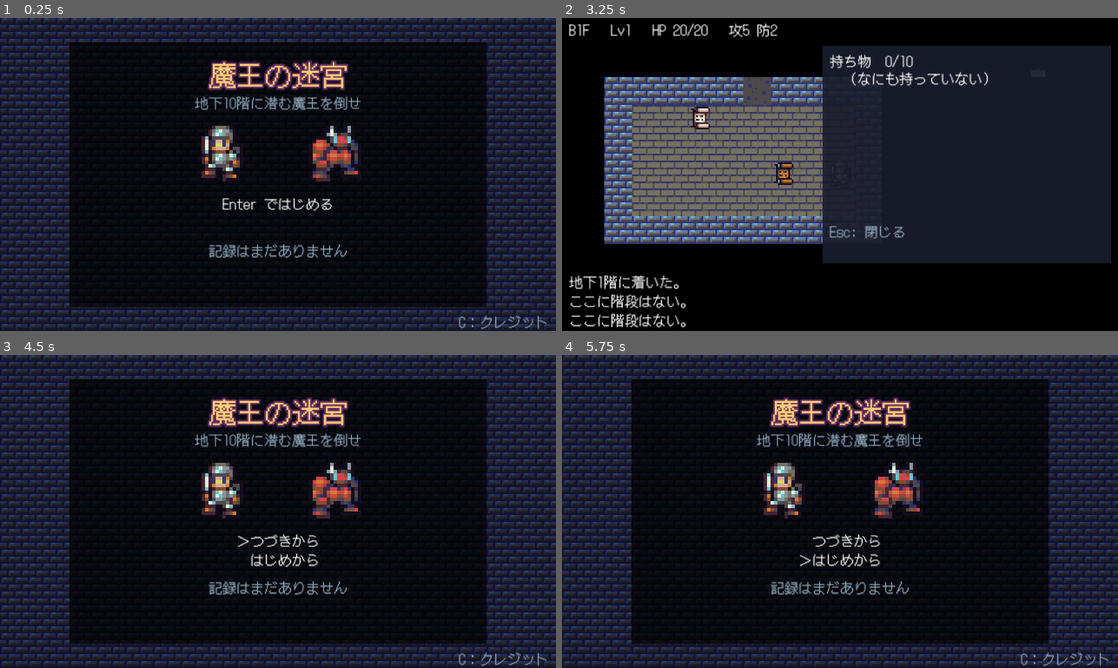
Above: before the commit, frames 1-4 (two rows, left to right).
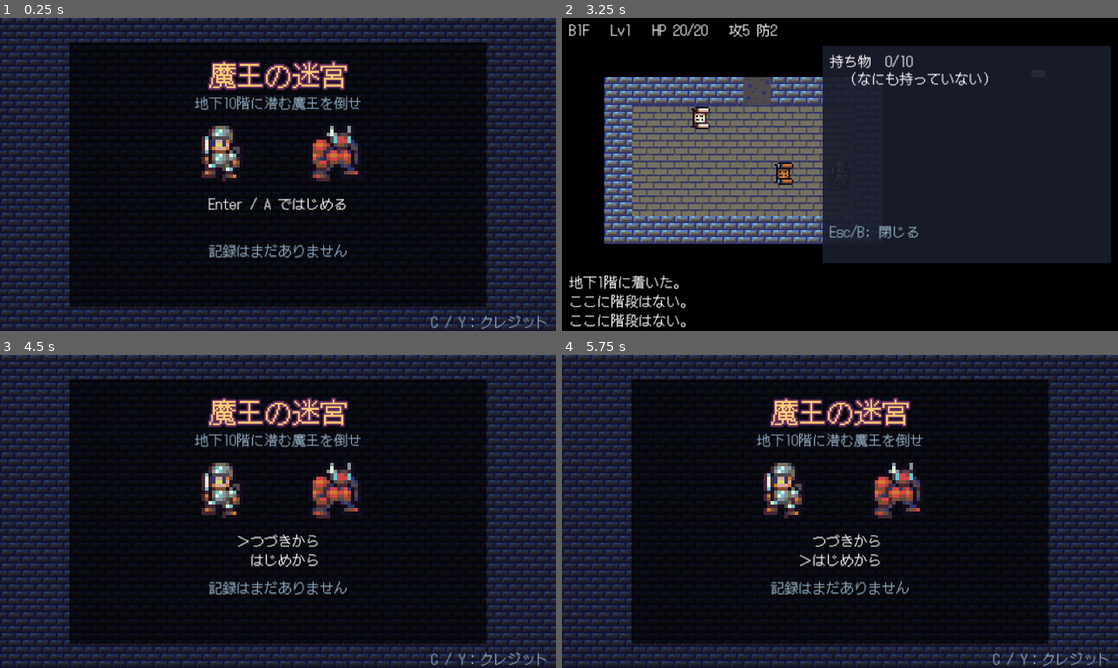
Above: after the commit, the same moments.

Repository: kaz3tv/roguelike
Game: Godot game, scene res://scenes/main.tscn
Same seed, same stepped clock (60 frames per second), same inputs: the game is played once before the commit and once after it.
Inputs:
- Up to frame 1 (0.25 s): no input
- Up to frame 2 (3.25 s): tap Enter at 0.5, 0.6, 2 s; hold Right 0.53-1.28 s; tap Space at 0.77, 1.07, 1.25, 1.52, 1.82, 3.02 s; tap Backspace at 0.8, 1.35 s; hold Down 1.28-2.03 s; tap X at 1.55, 2.1 s; hold Right 2.03-2.78 s; tap C at 2.3, 2.85 s; hold Up from 2.78 s (still down); tap I at 3.05 s
- Up to frame 3 (4.5 s): tap Space at 3.32, 3.77, 4.07 s; release Up at 3.53 s; hold Left from 3.53 s (still down); tap I at 3.6 s; tap Keypad Enter at 3.8, 4.35 s; tap Escape at 4.15 s
- Up to frame 4 (5.75 s): tap Space at 4.52, 4.82, 5 s; tap M at 4.55, 5.1 s; release Left at 5.03 s; hold Down from 5.03 s (still down); tap E at 5.3 s

The runs differ from the first frame. In frame 1, 0.6% of the frame differs, in the area x 37-84%, y 57-100%; in frame 2, 0.3%; in frame 3, less than 0.1%; in frame 4, less than 0.1%.

Commit message:
ゲームパッドで操作できるようにする
Co-Authored-By: Claude Opus 5.5 (1M context) <noreply@anthropic.com>
Claude-Session: https://claude.ai/code/session_01CjiuLsrxfvYQhtBZEVi7Rn

Diff:
--- a/scenes/main.tscn
+++ b/scenes/main.tscn
@@ -131,7 +131,7 @@
 offset_bottom = 172.0
 theme_override_colors/font_color = Color(0.58, 0.69, 0.76, 1)
 theme_override_font_sizes/font_size = 8
-text = "Enter でタイトルへ"
+text = "Enter / A でタイトルへ"
 horizontal_alignment = 1
 
 [node name="Suspend" type="ColorRect" parent="HUD"]
@@ -150,7 +150,7 @@
 text = "中断してタイトルに戻りますか？
 続きはタイトルの「つづきから」で遊べます
 
-Enter：はい　Esc：いいえ"
+Enter/A：はい　Esc/B：いいえ"
 horizontal_alignment = 1
 vertical_alignment = 1
 
@@ -216,7 +216,7 @@
 offset_bottom = 124.0
 theme_override_constants/line_spacing = -2
 theme_override_font_sizes/font_size = 8
-text = "Enter ではじめる"
+text = "Enter / A ではじめる"
 horizontal_alignment = 1
 
 [node name="Records" type="Label" parent="HUD/Title"]
@@ -235,7 +235,7 @@
 offset_bottom = 179.0
 theme_override_colors/font_color = Color(0.58, 0.69, 0.76, 1)
 theme_override_font_sizes/font_size = 8
-text = "C：クレジット"
+text = "C / Y：クレジット"
 horizontal_alignment = 2
 
 [node name="Credits" type="ColorRect" parent="HUD/Title"]
--- a/scripts/game.gd
+++ b/scripts/game.gd
@@ -42,6 +42,11 @@
 }
 ## その場で 1 ターン待つキー
 const WAIT_KEYS := [KEY_SPACE, KEY_KP_5, KEY_PERIOD]
+## ゲームパッドの方向 → 同じ働きのキー（斜めはテンキー）
+const PAD_DIR_KEYS := {
+	Vector2i(0, -1): KEY_UP, Vector2i(0, 1): KEY_DOWN, Vector2i(-1, 0): KEY_LEFT, Vector2i(1, 0): KEY_RIGHT,
+	Vector2i(-1, -1): KEY_KP_7, Vector2i(1, -1): KEY_KP_9, Vector2i(-1, 1): KEY_KP_1, Vector2i(1, 1): KEY_KP_3,
+}
 ## 持ち物画面を開くキー
 const MENU_KEYS := [KEY_I, KEY_TAB]
 ## 素材のクレジット（タイトル画面の C キーで表示）。素材を差し替えたらここも直す
@@ -59,6 +64,7 @@
 @export var fixed_seed := 0
 
 var rng := RandomNumberGenerator.new()
+var pad := PadInput.new()
 var floor_number := 1
 var turn := 0
 var kills := 0
@@ -158,7 +164,7 @@
 
 func refresh_title_menu() -> void:
 	if not SaveGame.exists():
-		title_start.text = "Enter ではじめる"
+		title_start.text = "Enter / A ではじめる"
 		return
 	var names := ["つづきから", "はじめから"]
 	var lines := []
@@ -316,64 +322,106 @@
 
 
 func _unhandled_input(event: InputEvent) -> void:
-	var key := event as InputEventKey
-	if key == null or not key.pressed:
-		return
-	var code := key.physical_keycode
+	var handled := false
+	if event is InputEventKey:
+		var key := event as InputEventKey
+		if key.pressed:
+			handled = handle_key(key.physical_keycode, key.echo)
+	elif event is InputEventJoypadButton:
+		var button := event as InputEventJoypadButton
+		if PadInput.is_dpad(button.button_index):
+			# 十字キーは押している間ずっと歩けるよう、_process でまとめて扱う
+			pad.set_button(button.button_index, button.pressed)
+			handled = true
+		elif button.pressed:
+			var code := pad_button_key(button.button_index)
+			if code != KEY_NONE:
+				handled = handle_key(code, false)
+	elif event is InputEventJoypadMotion:
+		var motion := event as InputEventJoypadMotion
+		pad.set_axis(motion.axis, motion.axis_value)
+	if handled:
+		get_viewport().set_input_as_handled()
+
+
+## ゲームパッドの十字キー・左スティックを、押しっぱなしも含めて方向キーとして扱う
+func _process(delta: float) -> void:
+	var step: Array = pad.update(delta)
+	if step[0] != Vector2i.ZERO:
+		handle_key(PAD_DIR_KEYS[step[0]], step[1])
+
+
+## ゲームパッドのボタンを、同じ働きのキーに置きかえる。場面によって働きが変わるボタンもある
+func pad_button_key(button: JoyButton) -> Key:
+	match button:
+		JOY_BUTTON_A:
+			return KEY_ENTER
+		JOY_BUTTON_B:
+			return KEY_BACKSPACE
+		JOY_BUTTON_X:
+			# 持ち物画面では「置く」、それ以外は「その場で待つ」
+			return KEY_X if inventory_menu.visible else KEY_SPACE
+		JOY_BUTTON_Y:
+			# タイトルでは「クレジット」、それ以外は「持ち物」
+			return KEY_C if in_title else KEY_I
+		JOY_BUTTON_START:
+			return KEY_ESCAPE
+		JOY_BUTTON_BACK:
+			return MINIMAP_KEY
+	return KEY_NONE
+
+
+## キー 1 回分の処理。echo は押しっぱなしによるくり返し。処理したら true を返す
+func handle_key(code: Key, echo: bool) -> bool:
 	var is_enter := code == KEY_ENTER or code == KEY_KP_ENTER
 	if busy:
-		get_viewport().set_input_as_handled()
-		return
+		return true
 	if in_title:
-		if not key.echo:
+		if not echo:
 			title_input(code)
-		get_viewport().set_input_as_handled()
-		return
+		return true
 	if game_over:
-		if is_enter and not key.echo and Time.get_ticks_msec() - result_shown_at > RESULT_INPUT_DELAY_MS:
+		if is_enter and not echo and Time.get_ticks_msec() - result_shown_at > RESULT_INPUT_DELAY_MS:
 			audio.play("menu_select")
 			show_title()
-		get_viewport().set_input_as_handled()
-		return
+		return true
 	if suspend_panel.visible:
-		if is_enter and not key.echo:
+		if is_enter and not echo:
 			suspend_run()
-		elif code in [KEY_ESCAPE, KEY_BACKSPACE] and not key.echo:
+		elif code in [KEY_ESCAPE, KEY_BACKSPACE] and not echo:
 			audio.play("menu_cancel")
 			suspend_panel.hide()
-		get_viewport().set_input_as_handled()
-		return
+		return true
 	if inventory_menu.visible:
 		# 決定キーの押しっぱなしで連続して使ってしまわないようにする
-		if not key.echo or code not in [KEY_ENTER, KEY_KP_ENTER, KEY_X]:
+		if not echo or code not in [KEY_ENTER, KEY_KP_ENTER, KEY_X]:
 			inventory_menu.handle_key(code)
-		get_viewport().set_input_as_handled()
-		return
+		return true
 	if MOVE_KEYS.has(code):
 		# 押しっぱなしで歩き続けられるよう、キーリピートも受け付ける
 		player_step(MOVE_KEYS[code])
 	elif code in WAIT_KEYS:
 		end_player_turn()
-	elif is_enter and not key.echo:
+	elif is_enter and not echo:
 		descend()
-	elif code in MENU_KEYS and not key.echo:
+	elif code in MENU_KEYS and not echo:
 		audio.play("menu_select")
 		inventory_menu.open(player.inventory)
-	elif code == KEY_F9 and not key.echo and OS.is_debug_build() and floor_number < BOSS_FLOOR:
+	elif code == KEY_F9 and not echo and OS.is_debug_build() and floor_number < BOSS_FLOOR:
 		# 確認用：エディタから起動したときだけ、F9 ですぐ次の階へ行ける
 		floor_number += 1
 		enter_floor()
-	elif code == KEY_ESCAPE and not key.echo:
+	elif code == KEY_ESCAPE and not echo:
 		audio.play("menu_select")
 		suspend_panel.show()
-	elif code == MINIMAP_KEY and not key.echo:
+	elif code == MINIMAP_KEY and not echo:
 		minimap.visible = not minimap.visible
-	elif code == KEY_M and not key.echo:
+	elif code == KEY_M and not echo:
 		audio.toggle_mute()
 		add_message("音を消した。M でもとに戻る。" if audio.muted else "音を出した。")
 	else:
-		return
-	get_viewport().set_input_as_handled()
+		return false
+	return true
 
 
 ## 方向キーの処理。敵がいれば攻撃、いなければ移動。
@@ -390,7 +438,7 @@
 		player.pos = target
 		player_frame ^= 1
 		if map.tile_at(target) == Dungeon.Tile.STAIRS:
-			add_message("階段がある。Enter で降りる。")
+			add_message("階段がある。Enter（A ボタン）で降りる。")
 		pick_up()
 	end_player_turn()
 
--- a/scripts/inventory_menu.gd
+++ b/scripts/inventory_menu.gd
@@ -57,7 +57,7 @@
 	var lines: Array[String] = ["持ち物  %d/%d" % [inventory.items.size(), Inventory.CAPACITY]]
 	if inventory.items.is_empty():
 		lines.append("  （なにも持っていない）")
-		desc_label.text = "Esc: 閉じる"
+		desc_label.text = "Esc/B: 閉じる"
 	for i in inventory.items.size():
 		var item := inventory.items[i]
 		var mark := "＞" if i == cursor else "　"
@@ -66,5 +66,5 @@
 	if not inventory.items.is_empty():
 		var item := inventory.items[cursor]
 		var verb := "外す" if inventory.is_equipped(item) else ("装備" if item.is_equipment() else "使う")
-		desc_label.text = "%s\nEnter:%s  X:置く  Esc:閉じる" % [item.data()["desc"], verb]
+		desc_label.text = "%s\nEnter/A:%s  X:置く  Esc/B:閉じる" % [item.data()["desc"], verb]
 	list_label.text = "\n".join(lines)
--- /dev/null
+++ b/scripts/pad_input.gd
@@ -0,0 +1,97 @@
+## ゲームパッドの方向入力（十字キーと左スティック）を、8 方向の「1 歩」に変える。
+## 押しっぱなしのときは、キーボードのキーリピートと同じように歩き続ける。
+class_name PadInput
+extends RefCounted
+
+## スティックをこれ以上倒したら入力ありとみなす
+const DEADZONE := 0.5
+## 押し始めてから 1 歩目を出すまでの待ち（十字キーの 2 つ同時押しで斜めにするための猶予）
+const FIRST_WAIT := 0.05
+## 押しっぱなしで 2 歩目が出るまでの時間と、その後の間隔
+const REPEAT_DELAY := 0.25
+const REPEAT_INTERVAL := 0.12
+
+var held := {}  ## 押されている十字キー（JoyButton → true）
+var stick := Vector2.ZERO
+var last_dir := Vector2i.ZERO
+var timer := 0.0
+## まだ 1 歩目を出していないか
+var waiting_first := false
+
+
+func set_button(button: JoyButton, pressed: bool) -> void:
+	if pressed:
+		held[button] = true
+	else:
+		held.erase(button)
+
+
+func set_axis(axis: JoyAxis, value: float) -> void:
+	if axis == JOY_AXIS_LEFT_X:
+		stick.x = value
+	elif axis == JOY_AXIS_LEFT_Y:
+		stick.y = value
+
+
+static func is_dpad(button: JoyButton) -> bool:
+	return button in [JOY_BUTTON_DPAD_UP, JOY_BUTTON_DPAD_DOWN, JOY_BUTTON_DPAD_LEFT, JOY_BUTTON_DPAD_RIGHT]
+
+
+## 今の入力の向き。十字キーを優先し、押されていなければスティック。
+func direction() -> Vector2i:
+	var d := Vector2i.ZERO
+	if held.has(JOY_BUTTON_DPAD_UP):
+		d.y -= 1
+	if held.has(JOY_BUTTON_DPAD_DOWN):
+		d.y += 1
+	if held.has(JOY_BUTTON_DPAD_LEFT):
+		d.x -= 1
+	if held.has(JOY_BUTTON_DPAD_RIGHT):
+		d.x += 1
+	if d != Vector2i.ZERO:
+		return d
+	return quantize(stick)
+
+
+## スティックの傾きを 8 方向に丸める
+static func quantize(v: Vector2) -> Vector2i:
+	if v.length() < DEADZONE:
+		return Vector2i.ZERO
+	var step := roundi(v.angle() / (PI / 4))
+	var dir := Vector2.RIGHT.rotated(step * PI / 4)
+	return Vector2i(roundi(dir.x), roundi(dir.y))
+
+
+## delta 秒進める。この間に出す「1 歩」の向きを返す（なければ ZERO）。
+## 2 つ目の戻り値は押しっぱなしによる 2 歩目以降かどうか。
+func update(delta: float) -> Array:
+	var dir := direction()
+	if dir != last_dir:
+		var was := last_dir
+		last_dir = dir
+		if dir == Vector2i.ZERO:
+			return [Vector2i.ZERO, false]
+		# 斜めから片方を離しただけのときは、すぐには歩かない（離した瞬間に余計な 1 歩が出ないように）
+		if was != Vector2i.ZERO and was.x != 0 and was.y != 0 and (dir.x == 0 or dir.x == was.x) and (dir.y == 0 or dir.y == was.y):
+			waiting_first = false
+			timer = REPEAT_DELAY
+			return [Vector2i.ZERO, false]
+		if was == Vector2i.ZERO:
+			waiting_first = true
+			timer = FIRST_WAIT
+		else:
+			# 向きを変えたらすぐ歩く
+			waiting_first = false
+			timer = REPEAT_DELAY
+			return [dir, false]
+	if dir == Vector2i.ZERO:
+		return [Vector2i.ZERO, false]
+	timer -= delta
+	if timer > 0:
+		return [Vector2i.ZERO, false]
+	if waiting_first:
+		waiting_first = false
+		timer = REPEAT_DELAY
+		return [dir, false]
+	timer = REPEAT_INTERVAL
+	return [dir, true]
--- a/tests/run_tests.gd
+++ b/tests/run_tests.gd
@@ -23,6 +23,7 @@
 	test_font_has_all_characters()
 	test_new_enemies()
 	test_item_floors()
+	test_pad_input()
 	if failures == 0:
 		print("すべてのテストに合格しました")
 	quit(1 if failures > 0 else 0)
@@ -405,3 +406,47 @@
 		check(item.data()["min_floor"] <= 1, "1階に深い階のアイテムが出た: " + item.id)
 	for id in ItemData.ITEMS:
 		check(ItemData.ITEMS[id].has("min_floor"), "出る階が決まっていない: " + id)
+
+
+## ゲームパッドの方向入力を dt 刻みで seconds 秒進め、出た歩数を返す
+func run_pad(pad: PadInput, seconds: float, dt := 0.01) -> Array:
+	var steps := []
+	var t := 0.0
+	while t < seconds - 0.0001:
+		var r: Array = pad.update(dt)
+		if r[0] != Vector2i.ZERO:
+			steps.append(r)
+		t += dt
+	return steps
+
+
+func test_pad_input() -> void:
+	# スティックの傾きを 8 方向に丸める
+	check(PadInput.quantize(Vector2(0.9, 0.1)) == Vector2i(1, 0), "スティック右が右にならない")
+	check(PadInput.quantize(Vector2(0.7, -0.7)) == Vector2i(1, -1), "スティック右上が右上にならない")
+	check(PadInput.quantize(Vector2(-0.1, 0.95)) == Vector2i(0, 1), "スティック下が下にならない")
+	check(PadInput.quantize(Vector2(0.2, 0.2)) == Vector2i.ZERO, "スティックの遊びが効いていない")
+	# 押した直後に 1 歩、押しっぱなしで少し待ってから続けて歩く
+	var pad := PadInput.new()
+	pad.set_button(JOY_BUTTON_DPAD_RIGHT, true)
+	var steps := run_pad(pad, 0.1)
+	check(steps.size() == 1 and steps[0][0] == Vector2i(1, 0) and not steps[0][1], "十字キーを押して 1 歩出ない")
+	steps = run_pad(pad, 0.6)
+	check(steps.size() >= 3 and steps.size() <= 5 and steps.all(func(x): return x[1]), "押しっぱなしで歩き続けない: %d" % steps.size())
+	pad.set_button(JOY_BUTTON_DPAD_RIGHT, false)
+	check(run_pad(pad, 0.5).is_empty(), "離したのに歩き続ける")
+	# 2 つをほぼ同時に押すと斜めの 1 歩になる
+	pad.set_button(JOY_BUTTON_DPAD_UP, true)
+	pad.update(0.02)
+	pad.set_button(JOY_BUTTON_DPAD_LEFT, true)
+	steps = run_pad(pad, 0.1)
+	check(steps.size() == 1 and steps[0][0] == Vector2i(-1, -1), "同時押しで斜めにならない")
+	# 斜めから片方だけ離しても、すぐには余計な 1 歩が出ない
+	pad.set_button(JOY_BUTTON_DPAD_LEFT, false)
+	check(run_pad(pad, 0.1).is_empty(), "斜めから片方を離したら余計に歩いた")
+	pad.set_button(JOY_BUTTON_DPAD_UP, false)
+	run_pad(pad, 0.05)
+	# 十字キーのほうがスティックより優先
+	pad.set_axis(JOY_AXIS_LEFT_X, -1.0)
+	pad.set_button(JOY_BUTTON_DPAD_DOWN, true)
+	check(pad.direction() == Vector2i(0, 1), "十字キーよりスティックが優先された")
Not shown, added: scripts/pad_input.gd.uid
Not shown, changed: README.md
